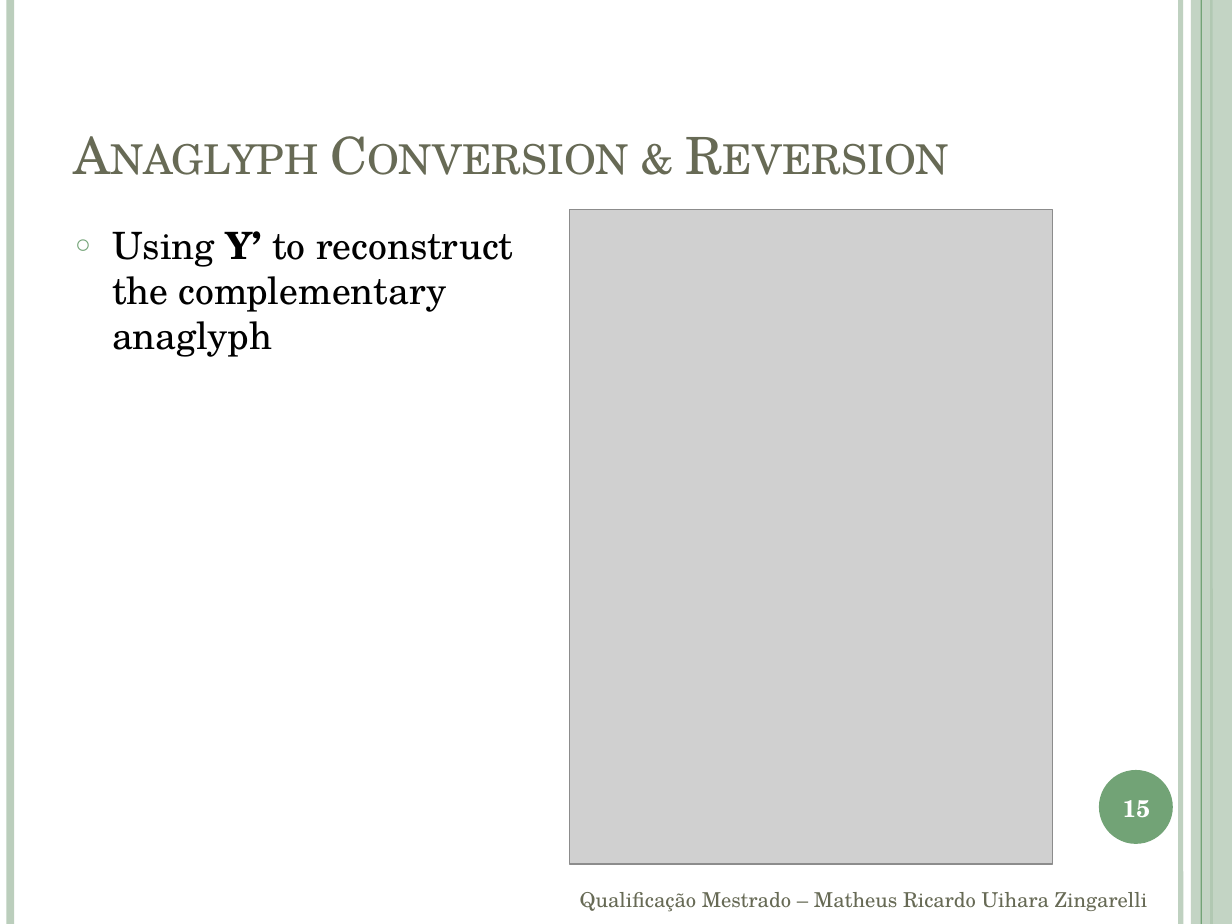
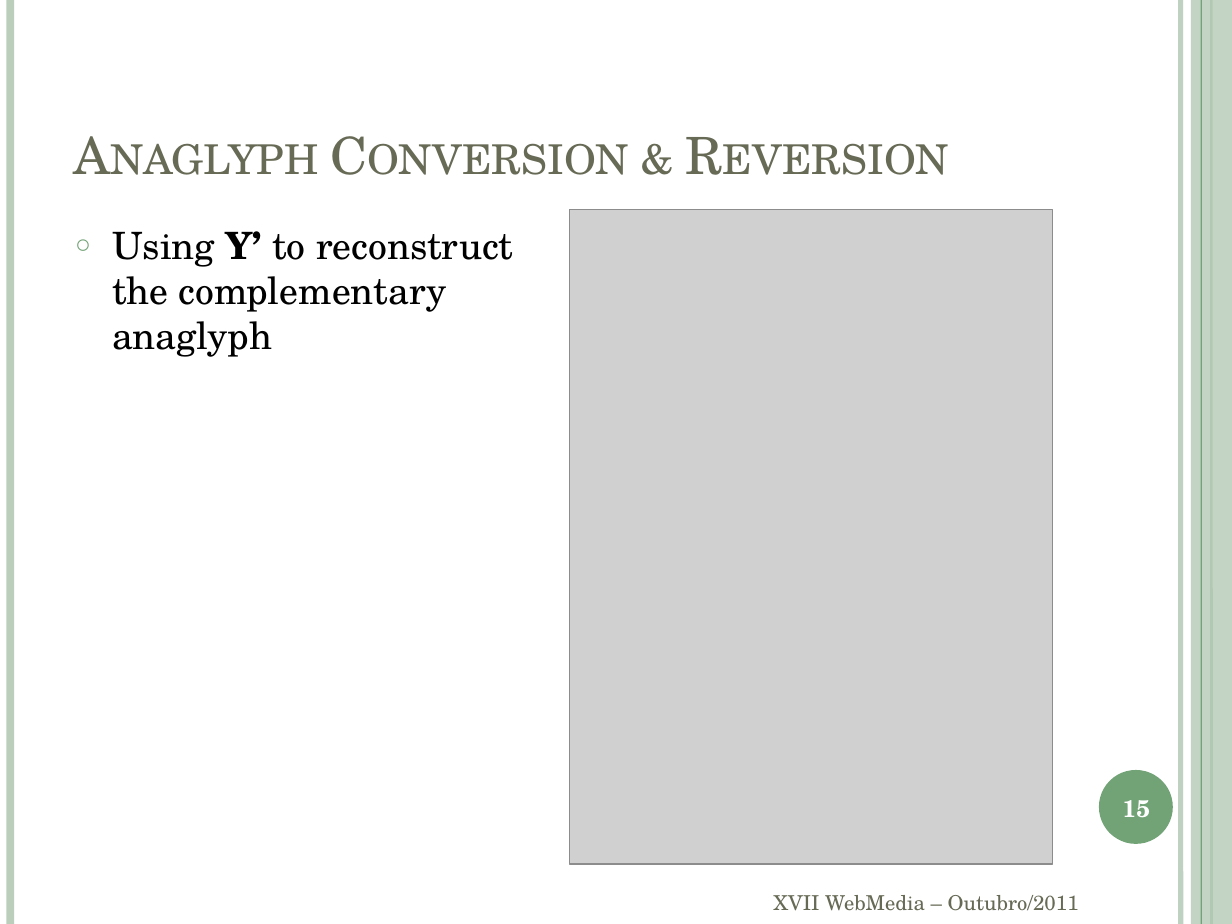
Before and after one commit to andrecurvello/tests-zingarelli, a slide deck: slide 15 of 1-Meus-Artigos/WebMedia11/apresentação.pptx. Drawn at 1232x924 pixels with LibreOffice and Linux fonts; fonts in the diff are those of the drawing; grey boxes stand for pictures. Boxes give left, top, right and bottom in pixels: in the first picture for what was removed or moved away, otherwise in the second. Text is boxed around its words. In the diff, an @@ line names an element or a change of style, - is before the commit and + after.

Commit message:
WebMedia - alterações na apresentação

```diff
--- a/1-Meus-Artigos/WebMedia11/apresentação.pptx
+++ b/1-Meus-Artigos/WebMedia11/apresentação.pptx
@@ text removed at (580,892,1148,912) @@
-Qualificação Mestrado – Matheus Ricardo Uihara Zingarelli
@@ text added at (774,895,1079,911), 12 pt, text #676A55 @@
+XVII WebMedia – Outubro/2011
```
Also in this commit, not shown: 22 other slides changed, 2 slides added, 1 slide removed.
